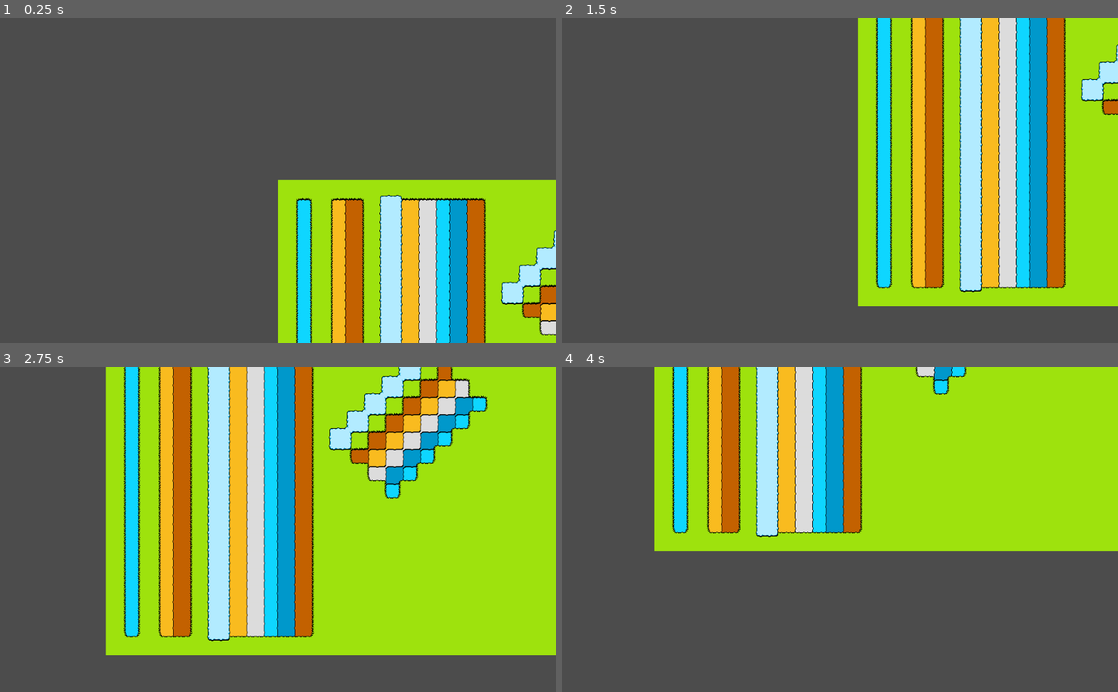
Above: before the commit, frames 1-4 (two rows, left to right).
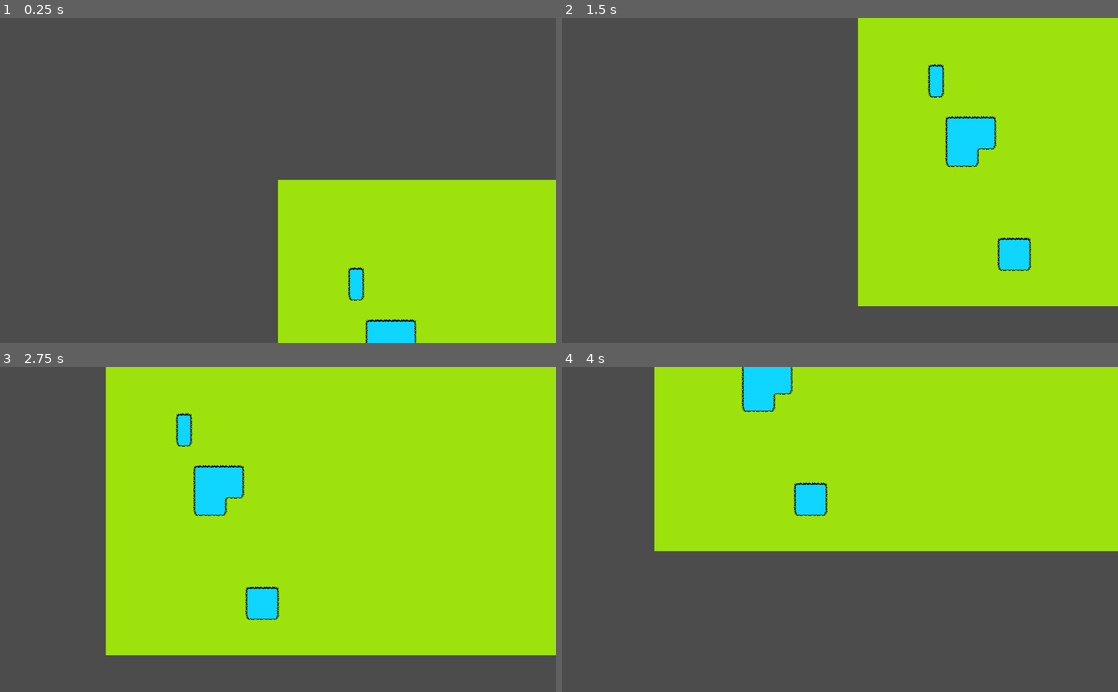
Above: after the commit, the same moments.

Repository: CluckeyMcCormick/fictional-guacamole
Game: Godot game, scene res://scenes/ScrollSpace.tscn
Same seed, same stepped clock (60 frames per second), same inputs: the game is played once before the commit and once after it.
Inputs:
- Up to frame 1 (0.25 s): no input
- Up to frame 2 (1.5 s): tap Enter at 0.5 s; hold S (scroll_down) 0.53-1.28 s; tap A (scroll_left) at 1.35 s
- Up to frame 3 (2.75 s): tap Space at 2 s; hold D (scroll_right) from 2.03 s (still down)
- Up to frame 4 (4 s): release D (scroll_right) at 2.78 s; tap W (scroll_up) at 2.85 s; tap Enter at 3.5 s; hold S (scroll_down) from 3.53 s (still down)

The runs differ from the first frame. In frame 1, 14% of the frame differs, in the area x 53-100%, y 54-100%; in frame 2, 24%; in frame 3, 29%, in the area x 22-88%, y 0-85%; in frame 4, 15%.

Commit message:
Add in very basic Simplex nonsense
After a long time stewing on how to paint rivers, I decided that I had
better things to waste my time on. Like actual mechanics, for example.
But I am who I am, and couldn't bring myself to test mechanics against a
blank field.

I had a bit of a stroke (of genius?) and conceived a system where the
ground was painted using the intersection of two simplex noises: the
moisture and the soil. The idea was these two values in combination
could also satisfy generating detail tiles and forests as well.

The result is... ok. Not great, not terrible. But it's enough for me to
move on from, for now.

Diff:
--- a/FicGuac/scenes/ScrollSpace.tscn
+++ b/FicGuac/scenes/ScrollSpace.tscn
@@ -1,7 +1,7 @@
 [gd_scene load_steps=4 format=2]
 
 [ext_resource path="res://scenes/ScrollSpace.gd" type="Script" id=1]
-[ext_resource path="res://scenes/world/RiverWorld.tscn" type="PackedScene" id=2]
+[ext_resource path="res://scenes/world/WorldBase.tscn" type="PackedScene" id=2]
 [ext_resource path="res://scenes/ScrollCam.gd" type="Script" id=3]
 
 [node name="ScrollSpace" type="Node2D"]
--- a/FicGuac/scenes/world/RiverWorld.tscn
+++ /dev/null
@@ -1,9 +0,0 @@
-[gd_scene load_steps=3 format=2]
-
-[ext_resource path="res://scenes/world/WorldBase.tscn" type="PackedScene" id=1]
-[ext_resource path="res://scenes/world/paint/RiverPaint.gd" type="Script" id=2]
-
-[node name="RiverWorld" index="0" instance=ExtResource( 1 )]
-
-[node name="RiverPaint" type="Node" parent="." index="6"]
-script = ExtResource( 2 )
--- a/FicGuac/scenes/world/WorldBase.gd
+++ b/FicGuac/scenes/world/WorldBase.gd
@@ -14,12 +14,41 @@
 export(int) var world_len_x
 export(int) var world_len_y
 
+export(int) var world_seed
+
+# Open Simplex Generator for determining soil composition
+var soil_noise
+# Open Simplex Generator for determining moisture levels
+var moisture_noise
+
 func _ready():
     pass
 
 # This will be the function we call to generate the world. Every inheriting
 # world should provide their own version of this.
 func generate():
+    # Step 1: Seed the randomatico!
+    seed(world_seed)
+
+    # Step 2: Make the generators
+    soil_noise = OpenSimplexNoise.new()
+    moisture_noise = OpenSimplexNoise.new()
+
+    # Step 3: Set our variables!
+    soil_noise.seed = randi()
+    soil_noise.octaves = 4
+    soil_noise.period = 20.0
+    soil_noise.persistence = 0.8
+
+    moisture_noise.seed = randi()
+    moisture_noise.octaves = 4
+    moisture_noise.period = 20.0
+    moisture_noise.persistence = 0.8
+
+    # Step 4: Generate the terrain!
+    terrain_gen()
+
+    # Step 5: Perform an edge pass over the fresh terrain
     _edge_pass(0, world_len_x)
 
 # Performs the _edge_determine algorithm on every world tile in the specified
@@ -190,6 +219,49 @@
                         edge_dict[tile]
                     )
 
+func terrain_gen():
+    var moisture
+    var soil
+    var tile
+
+    # For each tile in our map...
+    for x in range(world_len_x):
+        for y in range(world_len_y):
+            # Get the moisture and soil values
+            moisture = moisture_noise.get_noise_2d(x, y)
+            soil = soil_noise.get_noise_2d(x, y)
+            # Pass those values onto our "Terrain Decision" function
+            # This will change depending on our world type
+            tile = terrain_decision(moisture, soil)
+            # Paint that tile into the world
+            $Primary.set_cell(x, y, tile)
+
+func terrain_decision(moisture, soil):
+    var tile
+
+    # Moisture Category/Cutoff 1: WATER
+    if moisture >= 0.3:
+        tile = $TileData.PRIME_WATER
+
+    # Moisture Category/Cutoff 2: LUSH
+    elif moisture >= -0.50:
+        # Only STONE can't have grass on it
+        if soil >= -0.4:
+            tile = $TileData.PRIME_GRASS
+        else:
+            tile = $TileData.PRIME_STONE
+
+    # Moisture Category/Cutoff 3: BARREN
+    else:
+        # Soil Category/Cutoff 1: DIRT
+        if soil >= -0.4:
+            tile = $TileData.PRIME_DIRT
+        # Soil Category/Cutoff 2: STONE
+        else:
+            tile = $TileData.PRIME_STONE
+
+    return tile
+
 # Called every frame. 'delta' is the elapsed time since the previous frame.
-#func _process(delta):
+# func _process(delta):
 #    pass
--- a/FicGuac/scenes/world/paint/RiverPaint.gd
+++ /dev/null
@@ -1,47 +0,0 @@
-extends Node
-
-# To paint rounded rivers over lines and over a particular area, we'll need to
-# make use of Bresenham functions. We have a library for that, which we'll keep
-# on this node
-# $HamFunc
-
-# To help simulate the flow of a river, we'll use open simplex noise to provide
-# us with a pseudo-heightmap. Our rivers will then naturally (try) to approximate
-# the course of the map's canyons. These variables allow us to easily set these
-# values using Godot's GUI.
-export(int) var flow_octaves
-export(float) var flow_period
-export(float) var flow_persistence
-
-# We'll stick our Open Simplex Noise generator into this variable.
-var noise_gen
-
-func _ready():
-    noise_gen = OpenSimplexNoise.new()
-    noise_gen.octaves = flow_octaves
-    noise_gen.period = flow_period
-    noise_gen.persistence = flow_persistence
-    noise_gen.seed = randi()
-
-func paint_river(start : Vector2, end : Vector2):
-    var prs = funcref(self, "_paint_river_segment")
-    $HamFunc.func_line( start, end, prs, [3] )
-
-func _paint_river_segment(xy : Vector2, arg_array : Array):
-    # The function we'll paint our circle with
-    var fr_water = funcref(self, "_paint_water")
-    var fr_sand = funcref(self, "_paint_sand")
-
-    var size = arg_array[0]
-    $HamFunc.func_circle( xy, size, fr_sand, true )
-    $HamFunc.func_circle( xy, size - 1, fr_water, true )
-
-func _paint_water(xy : Vector2, arg_array : Array):
-    $Primary.set_cell(xy.x, xy.y, $TileData.PRIME_WATER)
-
-func _paint_sand(xy : Vector2, arg_array : Array):
-    $Primary.set_cell(xy.x, xy.y, $TileData.PRIME_SAND)
-
-# Called every frame. 'delta' is the elapsed time since the previous frame.
-#func _process(delta):
-#    pass
